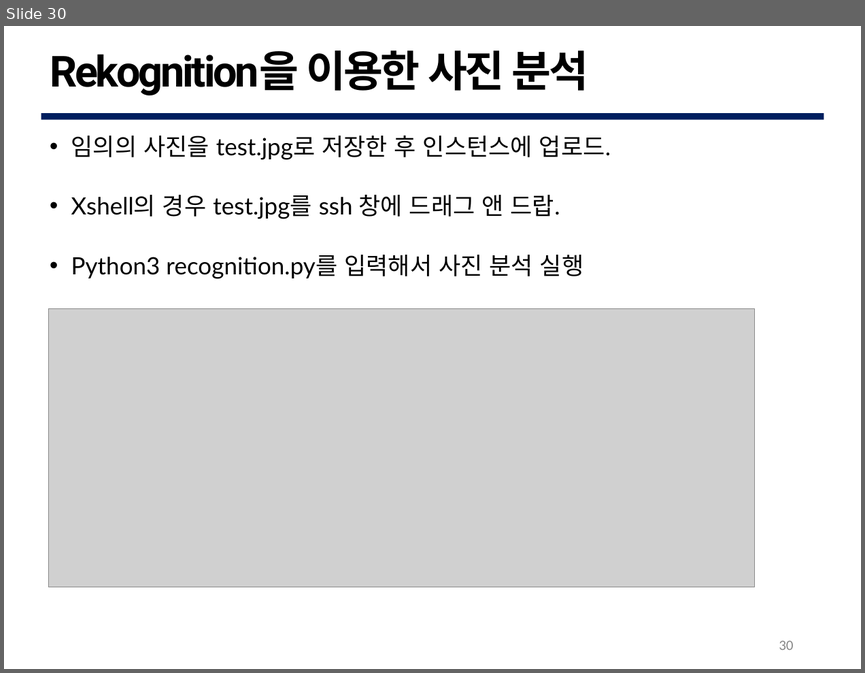
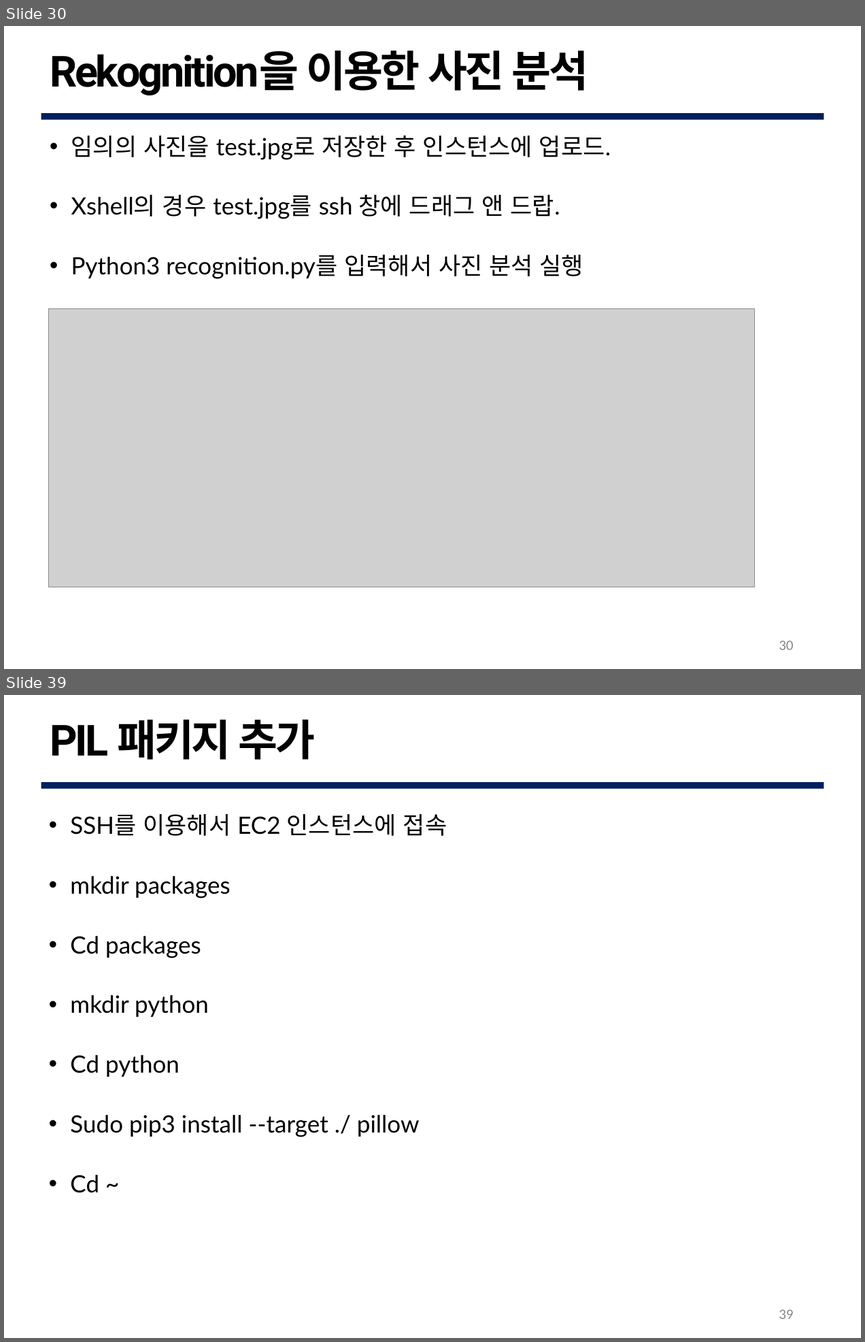
Before and after one commit to G0DCH/AWS_Rekognition_Slide, a slide deck: ppt/AWS Rekognition Slide.pptx. Shown one above the other, each under a label of ours: slide 30 before the commit, slides 30 and 39 after it; the slides between them are not shown. The pictures are 865x673 and 865x1342 pixels, drawn with LibreOffice and Linux fonts; fonts in the diff are those of the drawing; grey boxes stand for pictures; background and template pictures are left out. Boxes give left, top, right and bottom in pixels: in the first picture for what was removed or moved away, otherwise in the second. Text is boxed around its words. In the diff, an @@ line names an element or a change of style, - is before the commit and + after.

```diff
--- a/ppt/AWS Rekognition Slide.pptx
+++ b/ppt/AWS Rekognition Slide.pptx
@@ slide 39 added at [4, 695, 861, 1338], background #FFFFFF; not listed: 1 template element that a slide beside it also shows @@
@@ text added at [50, 719, 315, 760], 36 pt, text #000000, bold @@
+PIL 패키지 추가
@@ text added at [70, 814, 447, 1193], 20 pt, text #000000 @@
+• SSH를 이용해서 EC2 인스턴스에 접속
+• mkdir packages
+• Cd packages
+• mkdir python
+• Cd python
+• Sudo pip3 install --target ./ pillow
+• Cd ~
@@ page number added at [779, 1309, 793, 1319], 12 pt, text #888888 @@
+39
```
Also in this commit, not shown: 2 slides changed, 28 other slides added, 4 other files.
